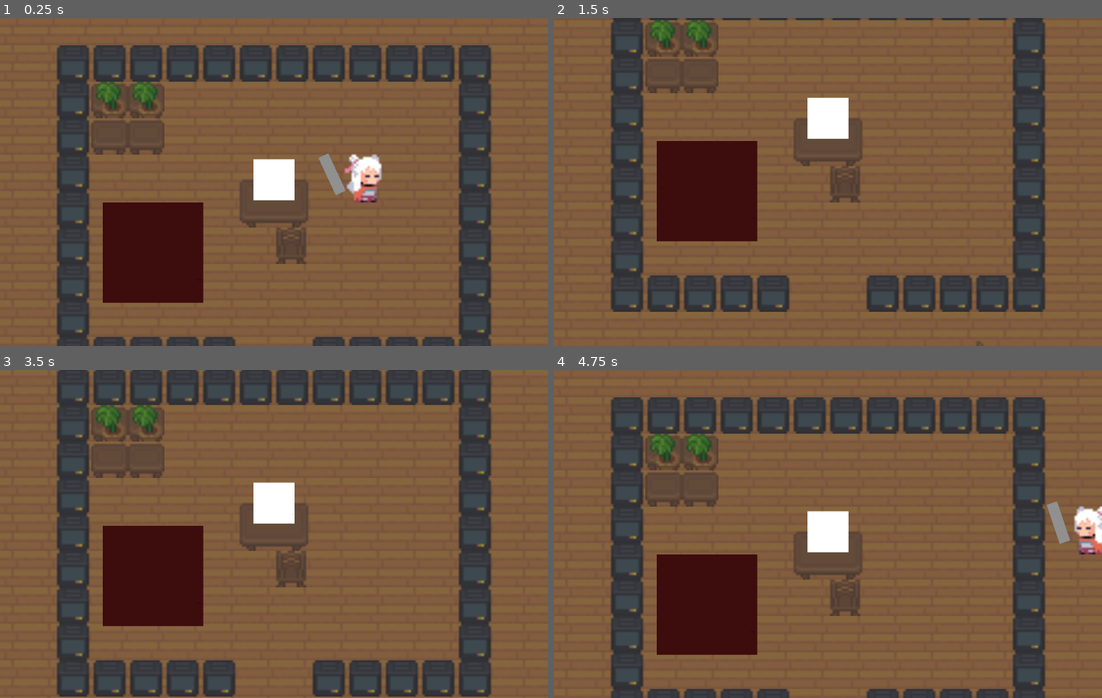
Above: before the commit, frames 1-4 (two rows, left to right).
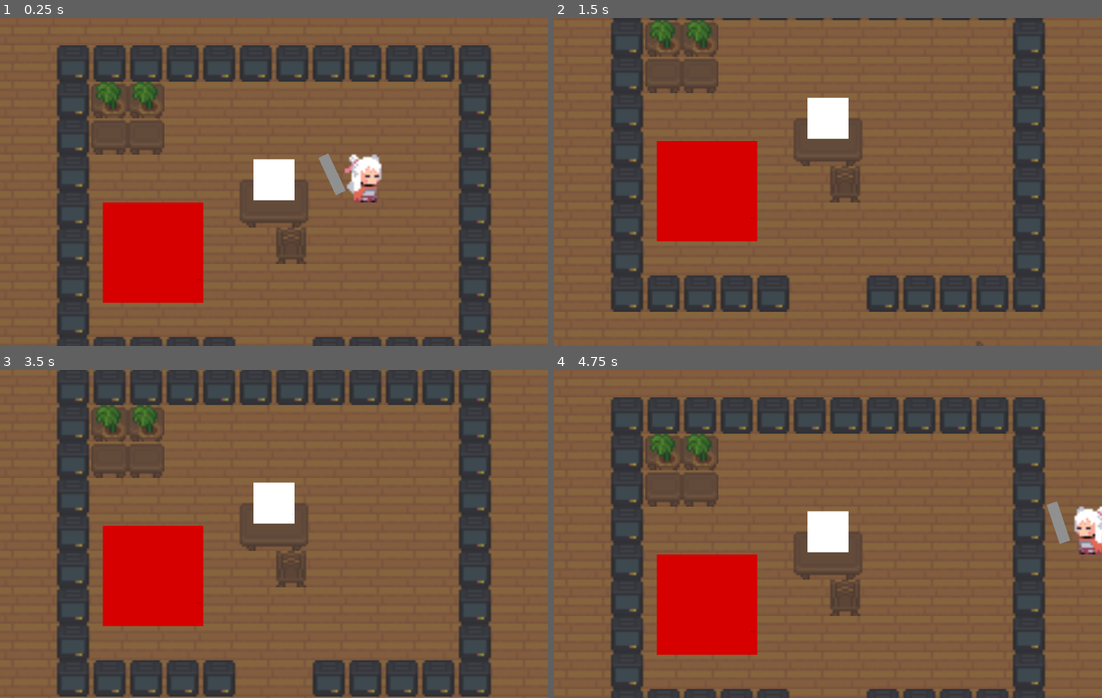
Above: after the commit, the same moments.

Repository: Buramuh/sibtrio
Game: Godot game, scene res://scenes/levels/office_0.tscn
Two runs of this game, one before a commit and one after it. Both use one fixed random seed, a clock stepped at 60 frames per second and the inputs below.
Inputs (mouse positions are in pixels of both pictures, inside the frame that each line leads up to):
- Up to frame 1 (0.25 s): no input
- Up to frame 2 (1.5 s): tap Enter at 0.5 s; move the mouse to (948, 165) at 0.52 s; hold D (right) 0.53-1.28 s; click (948, 165) at 0.6 s; tap Space at 1.25 s; move the mouse to (718, 198) at 1.27 s; hold S (down) from 1.28 s (still down); tap E (Interact) at 1.35 s
- Up to frame 3 (3.5 s): click (164, 550) at 1.55 s; tap Enter at 2 s; move the mouse to (328, 461) at 2.02 s; release S (down) at 2.03 s; hold D (right) 2.03-2.78 s; click (328, 461) at 2.1 s; tap Space at 2.75 s; move the mouse to (246, 599) at 2.77 s; hold W (up) from 2.78 s (still down); right-click (246, 599) at 2.85 s; click (246, 599) at 3.05 s
- Up to frame 4 (4.75 s): move the mouse to (992, 583) at 3.52 s; release W (up) at 3.53 s; hold A (left) from 3.53 s (still down); click (992, 583) at 3.6 s; tap Enter at 4.25 s; move the mouse to (663, 484) at 4.27 s; tap E (Interact) at 4.35 s; click (663, 484) at 4.55 s

The runs differ from the first frame. In frame 1, 5.6% of the frame differs, in the area x 18-38%, y 56-87%; in frame 2, 5.6%; in frame 3, 5.6%; in frame 4, 5.6%.

Commit message:
Added basic enemy

Diff:
--- a/SIBLINGS rock/scenes/characters/enemies/Enemy.gd
+++ b/SIBLINGS rock/scenes/characters/enemies/Enemy.gd
@@ -1,9 +1,17 @@
 extends CharacterBody2D
 @export var health = 10
 @export var speed = 10
+var original_color = Color("#d60000")
 
 func hit(damage):
 	health -= damage
+
+	var new_color = Color("#ffb1a5")
+
+	var tween = create_tween()
+	tween.tween_property($".", "modulate", new_color, 0.25)
+	tween.chain().tween_property($".", "modulate", original_color, 0.25)
+
 	if health <= 0:
 		perish()
 
--- a/SIBLINGS rock/scenes/characters/enemies/enemy.tscn
+++ b/SIBLINGS rock/scenes/characters/enemies/enemy.tscn
@@ -18,6 +18,7 @@
 }]
 
 [node name="Enemy" type="CharacterBody2D"]
+modulate = Color(0.839216, 0, 0, 1)
 collision_layer = 2
 collision_mask = 7
 script = ExtResource("1_x5x8b")
@@ -26,6 +27,10 @@
 shape = SubResource("RectangleShape2D_5yi3g")
 
 [node name="AnimatedSprite2D" type="AnimatedSprite2D" parent="."]
-modulate = Color(0.239216, 0.0470588, 0.0470588, 1)
 scale = Vector2(0.176707, 0.176707)
 sprite_frames = SubResource("SpriteFrames_msspj")
+
+[node name="HitEffect" type="Timer" parent="."]
+one_shot = true
+
+[node name="AttackCooldown" type="Timer" parent="."]
--- a/SIBLINGS rock/scenes/equipment/keyboard.gd
+++ b/SIBLINGS rock/scenes/equipment/keyboard.gd
@@ -5,8 +5,8 @@
 func primary(facing):
 	#Attack animation
 	#Swinging Down
+	var curr_position = position
 	var tween = create_tween().set_parallel(true)
-	var curr_position = position
 	tween.tween_property($".", "rotation_degrees", 65, 0.1)
 	tween.tween_property($".", "position", curr_position + Vector2(0,20), 0.1)
 	#Return to original position
--- a/SIBLINGS rock/scenes/levels/world.gd
+++ b/SIBLINGS rock/scenes/levels/world.gd
@@ -6,13 +6,5 @@
 func _ready():
 	pass # Replace with function body.
 
-func _on_player_primary_attack2(pos, direction):
-	var attack = p_attack_scene.instantiate() as Area2D
-	attack.position = pos
-	attack.rotation_degrees = direction+90
-
-	$Attacks.add_child(attack)
-
-
 func _on_player_primary_attack(attack):
 	$Attacks.add_child(attack)
--- a/SIBLINGS rock/scenes/levels/world.tscn
+++ b/SIBLINGS rock/scenes/levels/world.tscn
@@ -23,9 +23,9 @@
 layer_1/z_index = 0
 layer_1/tile_data = PackedInt32Array()
 
+[node name="Enemies" type="Node2D" parent="."]
+
 [node name="Attacks" type="Node2D" parent="."]
-
-[node name="Enemies" type="Node2D" parent="."]
 
 [node name="Player" parent="." instance=ExtResource("3_x23jw")]
 metadata/_edit_lock_ = true
